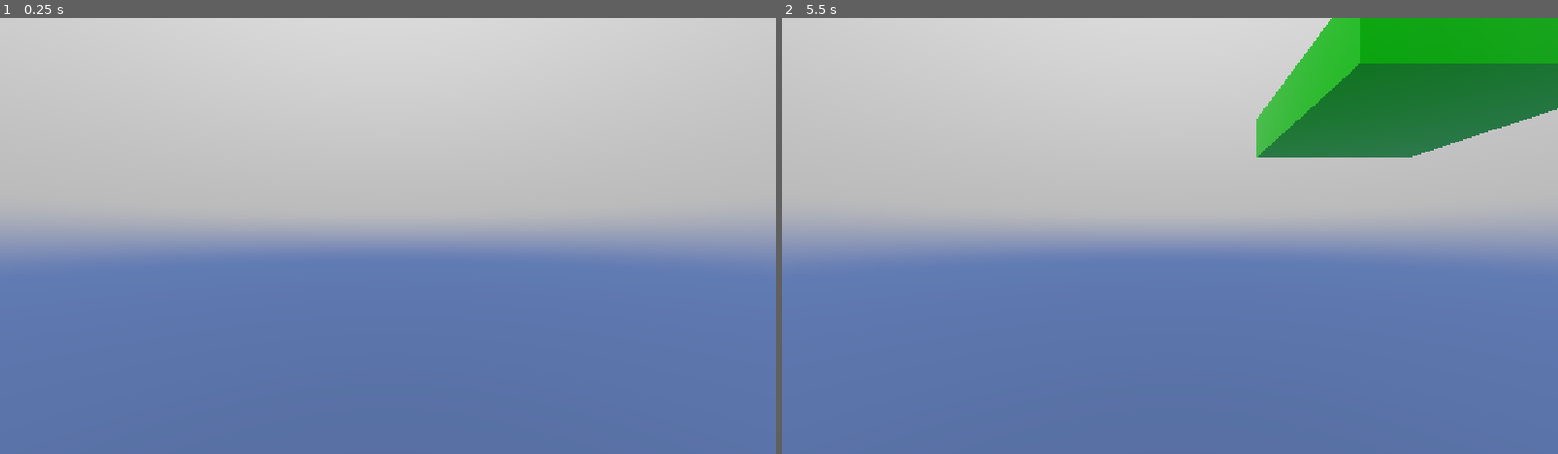
Above: before the commit, frames 1-2 (left to right).
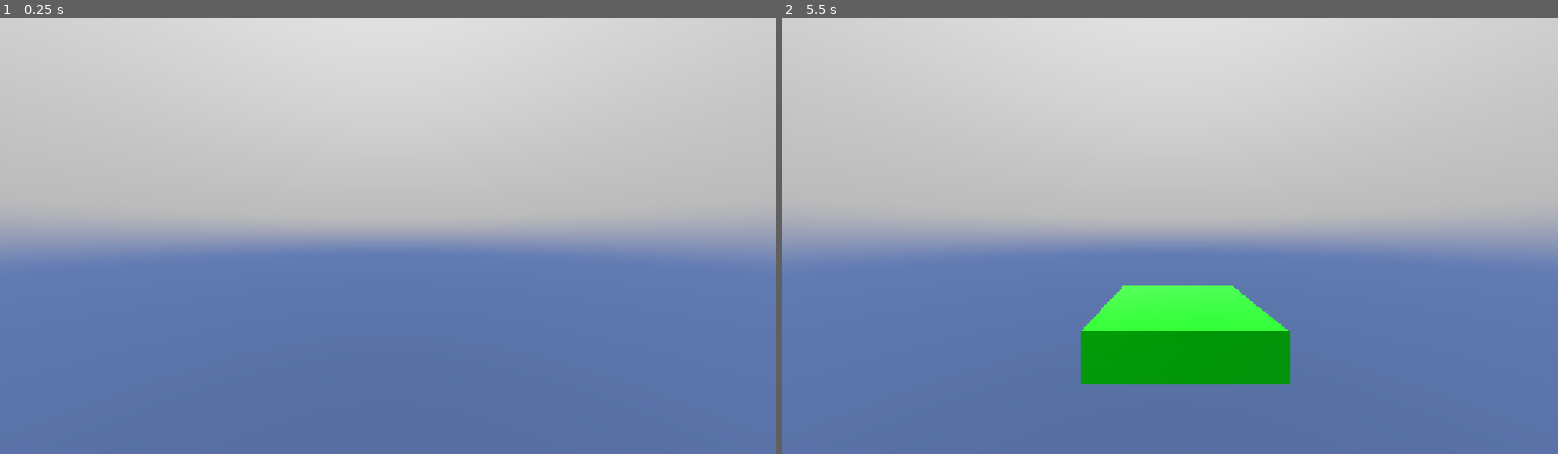
Above: after the commit, the same moments.

Repository: SubToFeralsloth11/boggy
Game: Godot game, scene res://main.tscn
Same seed, same stepped clock (60 frames per second), same inputs: the game is played once before the commit and once after it. This scene is started directly instead of the project's main scene.
Inputs (mouse positions are in pixels of both pictures, inside the frame that each line leads up to):
- Up to frame 1 (0.25 s): no input
- Up to frame 2 (5.5 s): tap Enter at 0.5, 2, 3.5 s; move the mouse to (1208, 236) at 0.52 s; hold W (move_forward) 0.53-4.28 s; tap Space (jump) at 0.6, 0.77, 1.07, 1.25, 1.35, 1.52, 1.82, 2.1, 2.75, 2.85, 3.02, 3.32, 3.6, 3.77, 4.07, 4.25, 4.35, 4.52, 4.82, 5.1 s; move the mouse to (1131, 236) at 1.27 s; move the mouse to (1185, 227) at 2.02 s; move the mouse to (1162, 244) at 2.77 s; move the mouse to (1224, 240) at 3.52 s; tap Escape (ui_cancel) at 4.15 s; move the mouse to (937, 170) at 4.27 s; hold A (move_left) 4.28-5.03 s; move the mouse to (1208, 236) at 5.02 s; hold S (move_back) from 5.03 s (still down)

The runs differ from the first frame. In frame 2, 16% of the frame differs, in the area x 38-100%, y 0-84%.
Error before the commit: Invalid type in utility function "lerp()". Cannot convert argument 2 from int to float. (res://roblox_character.gd:151)

Commit message:
Add first-person player with capsule collider and camera bobbing

Diff:
--- /dev/null
+++ b/obby/FirstPersonPlayer.gd
@@ -0,0 +1,90 @@
+extends CharacterBody3D
+class_name FirstPersonPlayer
+
+@export var speed := 10.0
+@export var jump_velocity := 8.0
+@export var gravity := 24.0
+@export var mouse_sensitivity := 0.0015
+
+@onready var camera: Camera3D = $Camera3D
+
+var checkpoint_position: Vector3 = Vector3.ZERO
+
+# Animation state
+var walk_cycle: float = 0.0
+var is_moving: bool = false
+var was_on_floor: bool = true
+
+# Bobbing parameters
+const WALK_SPEED: float = 12.0
+const BOB_AMOUNT: float = 0.08
+const BOB_SWAY: float = 0.03
+
+func _ready() -> void:
+	checkpoint_position = global_position
+	Input.mouse_mode = Input.MOUSE_MODE_CAPTURED
+	camera.make_current()
+
+func _input(event: InputEvent) -> void:
+	if event is InputEventMouseMotion and Input.mouse_mode == Input.MOUSE_MODE_CAPTURED:
+		rotate_y(-event.relative.x * mouse_sensitivity)
+		camera.rotate_x(-event.relative.y * mouse_sensitivity)
+		camera.rotation.x = clamp(camera.rotation.x, deg_to_rad(-80), deg_to_rad(80))
+
+	if Input.is_action_just_pressed("ui_cancel"):
+		Input.mouse_mode = Input.MOUSE_MODE_VISIBLE if Input.mouse_mode == Input.MOUSE_MODE_CAPTURED else Input.MOUSE_MODE_CAPTURED
+
+func _physics_process(delta: float) -> void:
+	if not is_on_floor():
+		velocity.y -= gravity * delta
+
+	if Input.is_action_just_pressed("jump") and is_on_floor():
+		velocity.y = jump_velocity
+
+	var input_dir := Input.get_vector("move_left", "move_right", "move_forward", "move_back")
+
+	var direction = (global_transform.basis * Vector3(input_dir.x, 0, input_dir.y)).normalized()
+
+	is_moving = direction != Vector3.ZERO and is_on_floor()
+
+	if direction != Vector3.ZERO:
+		velocity.x = direction.x * speed
+		velocity.z = direction.z * speed
+	else:
+		velocity.x = move_toward(velocity.x, 0, speed * 2)
+		velocity.z = move_toward(velocity.z, 0, speed * 2)
+
+	move_and_slide()
+
+	_update_camera_bob(delta)
+
+	if global_position.y < -50:
+		reset_player()
+
+	was_on_floor = is_on_floor()
+
+func _update_camera_bob(delta: float) -> void:
+	if is_moving:
+		walk_cycle += delta * WALK_SPEED
+		var cycle = walk_cycle
+
+		# Camera bob up/down
+		var bob = sin(cycle * 2) * BOB_AMOUNT
+		var sway = sin(cycle) * BOB_SWAY
+		camera.position.y = 1.7 + bob
+		camera.position.x = sway
+	else:
+		# Smooth return to center
+		camera.position.y = lerp(camera.position.y, 1.7, 0.15)
+		camera.position.x = lerp(camera.position.x, 0.0, 0.15)
+
+func set_checkpoint(pos: Vector3) -> void:
+	checkpoint_position = pos
+
+func reset_player() -> void:
+	global_position = checkpoint_position
+	velocity = Vector3.ZERO
+	walk_cycle = 0.0
+	camera.position = Vector3(0, 1.7, 0)
+	camera.rotation = Vector3.ZERO
+	rotation = Vector3.ZERO
--- /dev/null
+++ b/obby/FirstPersonPlayer.tscn
@@ -0,0 +1,24 @@
+[gd_scene format=3 uid="uid://firstpersonplayer"]
+
+[ext_resource type="Script" path="res://FirstPersonPlayer.gd" id="1_fpp"]
+
+[sub_resource type="CapsuleShape3D" id="CapsuleShape"]
+radius = 0.5
+height = 1.8
+
+[sub_resource type="StandardMaterial3D" id="CapsuleMaterial"]
+albedo_color = Color(0.8, 0.8, 0.8, 0.3)
+transparency = 1
+render_priority = -1
+
+[node name="FirstPersonPlayer" type="CharacterBody3D" unique_id=1001]
+script = ExtResource("1_fpp")
+
+[node name="CollisionShape3D" type="CollisionShape3D" parent="." unique_id=1002]
+shape = SubResource("CapsuleShape")
+transform = Transform3D(1, 0, 0, 0, 1, 0, 0, 0, 1, 0, 1.4, 0)
+
+[node name="Camera3D" type="Camera3D" parent="." unique_id=1003]
+transform = Transform3D(1, 0, 0, 0, 1, 0, 0, 0, 1, 0, 1.7, 0)
+fov = 90
+near = 0.05
--- a/obby/main.tscn
+++ b/obby/main.tscn
@@ -1,6 +1,6 @@
 [gd_scene format=3 uid="uid://bdm24qlteiipr"]
 
-[ext_resource type="PackedScene" uid="uid://dcfiq5vxsbfpr" path="res://Player.tscn" id="1_ig7tw"]
+[ext_resource type="PackedScene" uid="uid://firstpersonplayer" path="res://FirstPersonPlayer.tscn" id="1_fpp"]
 [ext_resource type="PackedScene" uid="uid://ro8bdii8ur2r" path="res://metal_bar.tscn" id="2_0xm2m"]
 [ext_resource type="PackedScene" uid="uid://dbc4lwmvnhv8f" path="res://platform.tscn" id="3_h2yge"]
 
@@ -25,7 +25,7 @@
 
 [node name="Main" type="Node3D" unique_id=229290084]
 
-[node name="Player" parent="." unique_id=1145028112 instance=ExtResource("1_ig7tw")]
+[node name="FirstPersonPlayer" parent="." unique_id=1145028112 instance=ExtResource("1_fpp")]
 transform = Transform3D(1, 0, 0, 0, 1, 0, 0, 0, 1, 0, 1.1209662, 0)
 
 [node name="Metal bar" parent="." unique_id=163670875 instance=ExtResource("2_0xm2m")]
--- a/obby/main_new.tscn
+++ b/obby/main_new.tscn
@@ -1,6 +1,6 @@
 [gd_scene format=3 uid="uid://mainnew001"]
 
-[ext_resource type="PackedScene" path="res://roblox_character.tscn" id="1_char"]
+[ext_resource type="PackedScene" uid="uid://firstpersonplayer" path="res://FirstPersonPlayer.tscn" id="1_fpp"]
 [ext_resource type="Script" path="res://obby_generator.gd" id="2_gen"]
 [ext_resource type="Script" path="res://obby_game.gd" id="3_game"]
 
@@ -29,7 +29,7 @@
 [node name="ObbyGenerator" type="Node3D" parent="." unique_id=10001]
 script = ExtResource("2_gen")
 
-[node name="Player" parent="." unique_id=10002 instance=ExtResource("1_char")]
+[node name="FirstPersonPlayer" parent="." unique_id=10002 instance=ExtResource("1_fpp")]
 transform = Transform3D(1, 0, 0, 0, 1, 0, 0, 0, 1, 0, 3, 0)
 
 [node name="DirectionalLight3D" type="DirectionalLight3D" parent="." unique_id=2113679423]
--- a/obby/obby_game.gd
+++ b/obby/obby_game.gd
@@ -2,7 +2,7 @@
 class_name ObbyGame
 
 var generator: ObbyGenerator
-var player: RobloxCharacter
+var player: FirstPersonPlayer
 var ui_root: CanvasLayer
 
 # UI elements
@@ -21,7 +21,7 @@
 func _ready() -> void:
 	# Get references
 	generator = $ObbyGenerator
-	player = $Player
+	player = $FirstPersonPlayer
 
 	# Load all platform variants
 	var platform_scenes = [
Not shown, added: obby/FirstPersonPlayer.gd.uid
